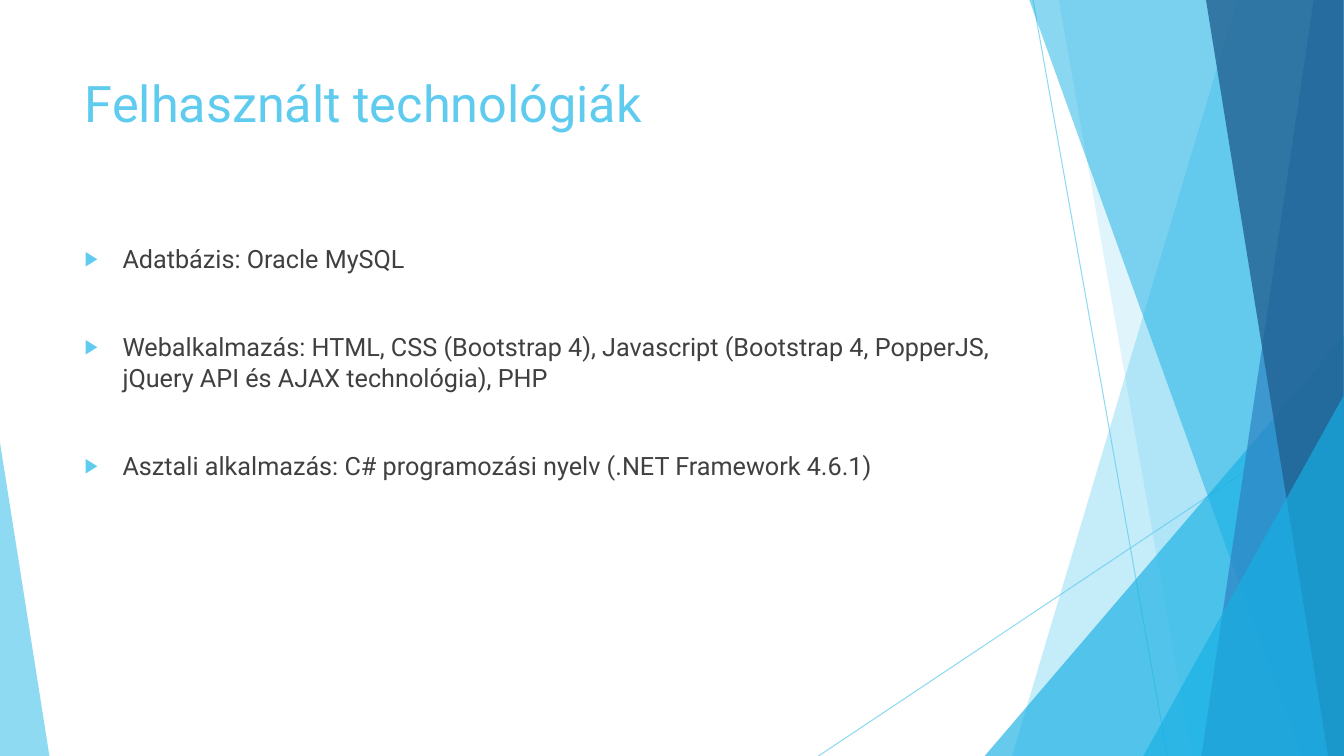
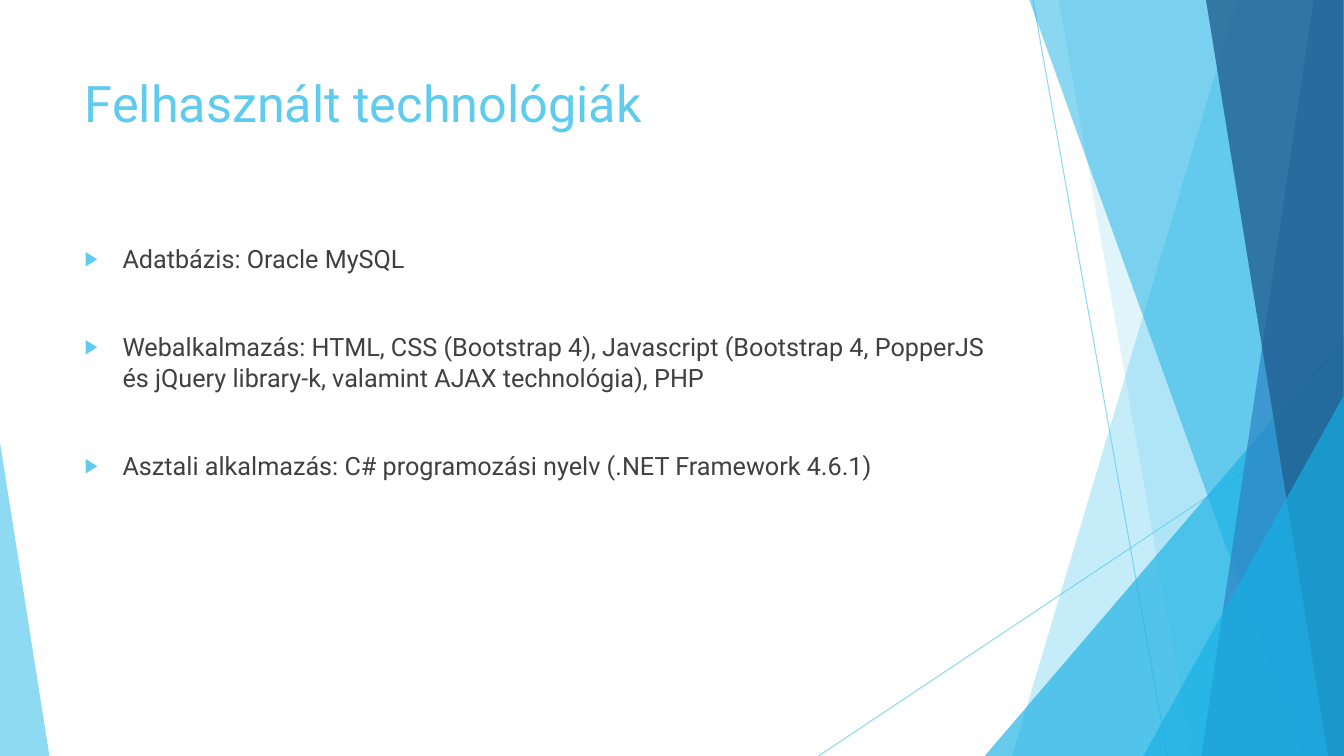
Before and after one commit to jbence1994/Virtual-Receptionist-projection, a slide deck: slide 5 of documentation/VR.pptx. Drawn at 1344x756 pixels with LibreOffice and Linux fonts; fonts in the diff are those of the drawing. Boxes give left, top, right and bottom in pixels: in the first picture for what was removed or moved away, otherwise in the second. Text is boxed around its words. In the diff, an @@ line names an element or a change of style, - is before the commit and + after.

```diff
--- a/documentation/VR.pptx
+++ b/documentation/VR.pptx
@@ text at (123, 336, 984, 393): text changed @@
-▶ Webalkalmazás: HTML, CSS (Bootstrap 4), Javascript (Bootstrap 4, PopperJS, jQuery API és AJAX technológia), PHP
+▶ Webalkalmazás: HTML, CSS (Bootstrap 4), Javascript (Bootstrap 4, PopperJS és jQuery library-k, valamint AJAX technológia), PHP
```
